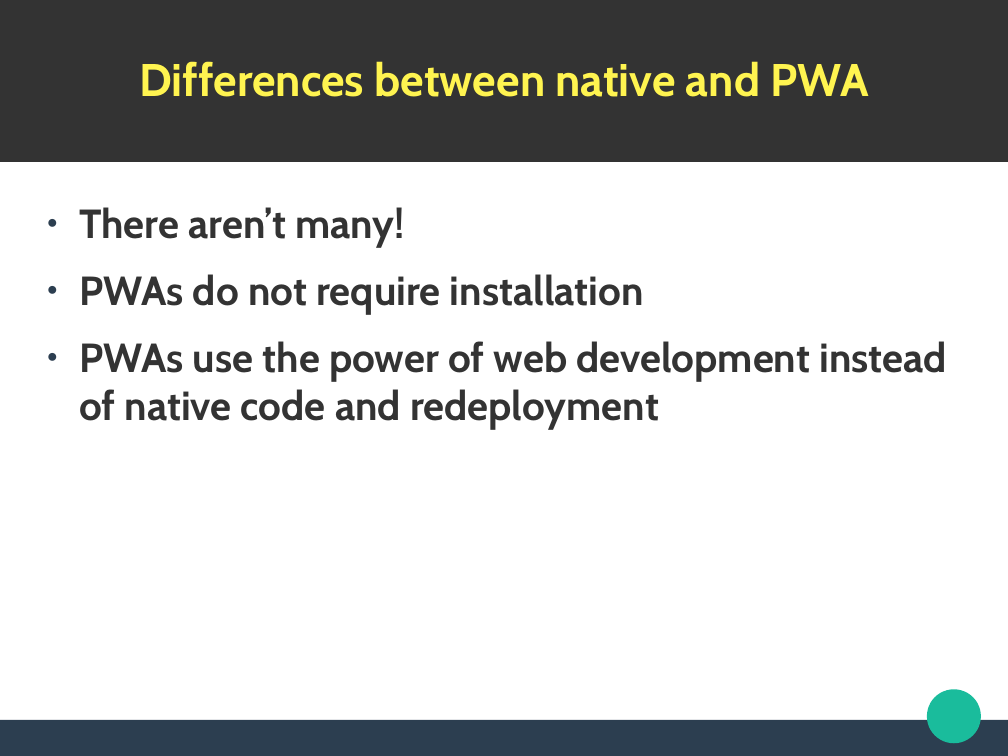
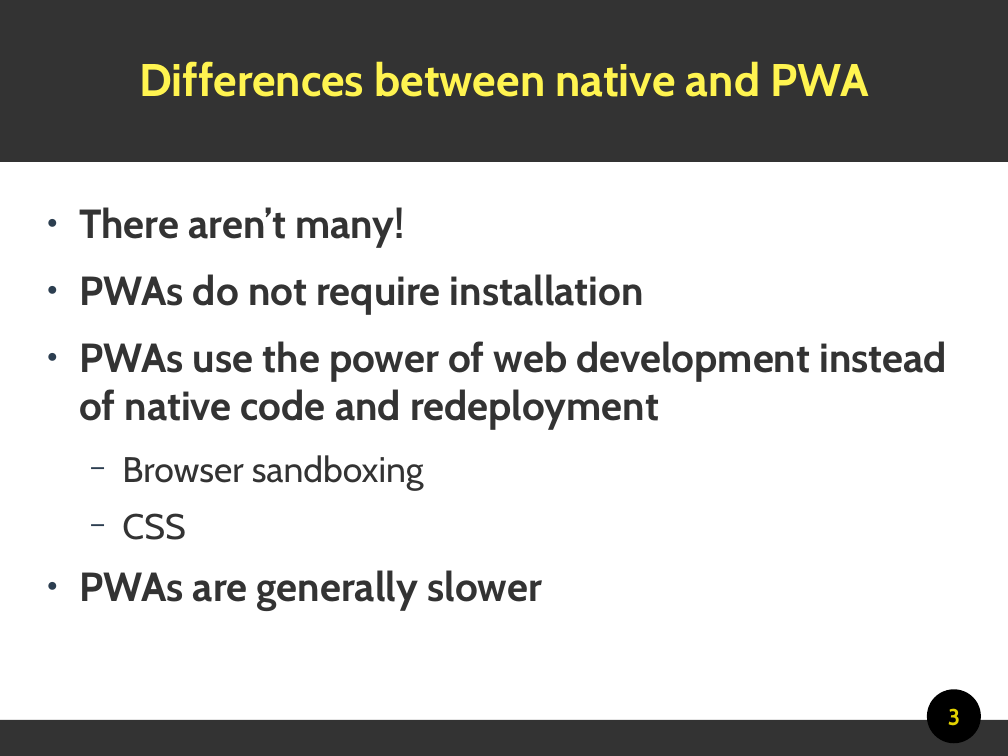
Before and after one commit to lmeijdam/rs-pwa-angular-demo, a slide deck: slide 3 of presentation.odp. Drawn at 1008x756 pixels with LibreOffice and Linux fonts; fonts in the diff are those of the drawing. Boxes give left, top, right and bottom in pixels: in the first picture for what was removed or moved away, otherwise in the second. Text is boxed around its words. In the diff, an @@ line names an element or a change of style, - is before the commit and + after.

```diff
--- a/presentation.odp
+++ b/presentation.odp
@@ text at <box>79,455,541,610</box>: paragraphs added @@
+  − Browser sandboxing
+  − CSS
+● PWAs are generally slower
@@ ellipse at <box>927,690,981,744</box>: fill #1ABC9C to #000000 @@
@@ page number added at <box>948,708,960,726</box>, 18 pt, text #E3D200, bold @@
+3
@@ rectangle at <box>0,721,1008,756</box>: fill #2C3E50 to #333333 @@
```
Also in this commit, not shown: 4 other slides changed.
